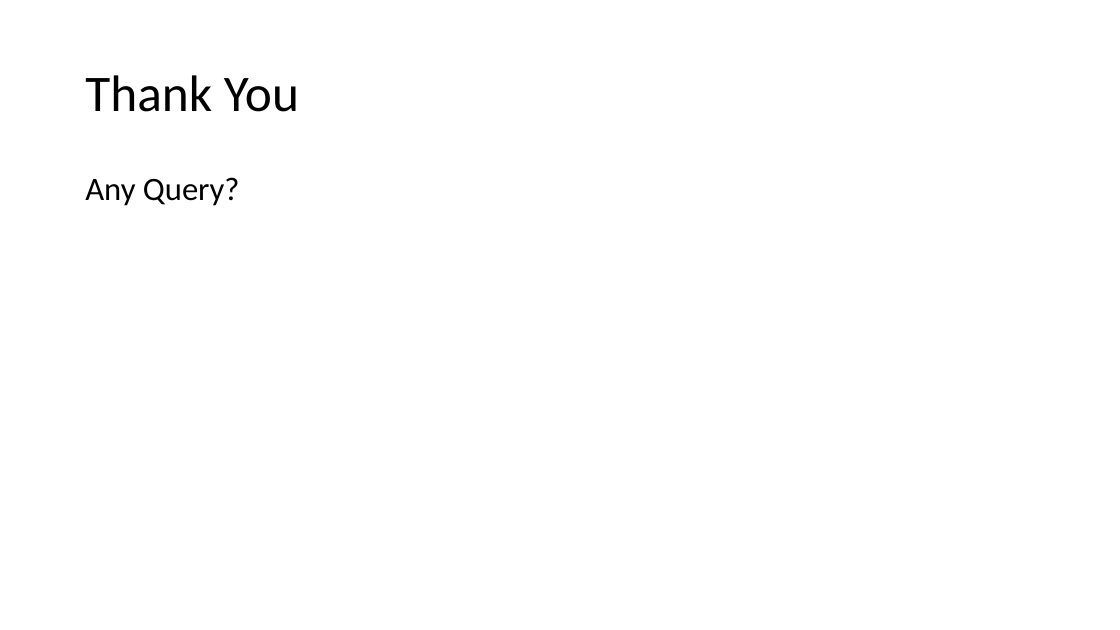
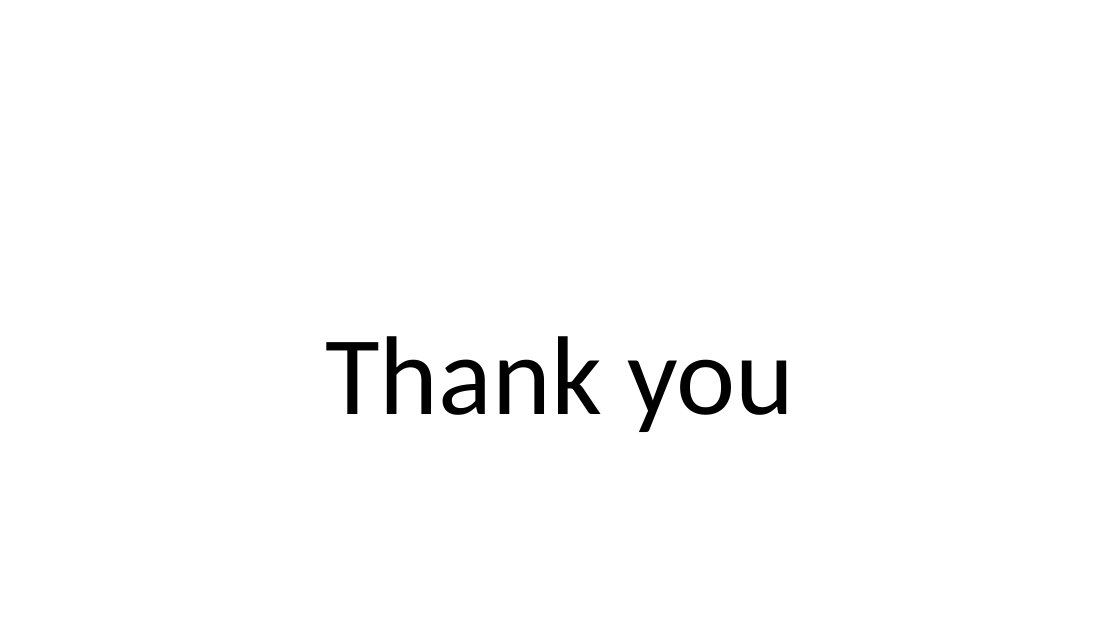
Before and after one commit to IkramulMurad/Face-detection, a slide deck: slide 19 of Book/Facial Key-points Detection.pptx (slide 14 before the commit). Drawn at 1120x630 pixels with LibreOffice and Linux fonts; fonts in the diff are those of the drawing. Boxes give left, top, right and bottom in pixels: in the first picture for what was removed or moved away, otherwise in the second. Text is boxed around its words. In the diff, an @@ line names an element or a change of style, - is before the commit and + after.

```diff
--- a/Book/Facial Key-points Detection.pptx
+++ b/Book/Facial Key-points Detection.pptx
@@ title removed at <box>85,75,299,112</box> @@
-Thank You
@@ text at <box>325,336,794,432</box>: text changed; size 28 to 96 pt @@
-Any Query?
+Thank you
```
Also in this commit, not shown: 10 other slides changed, 5 slides added.
